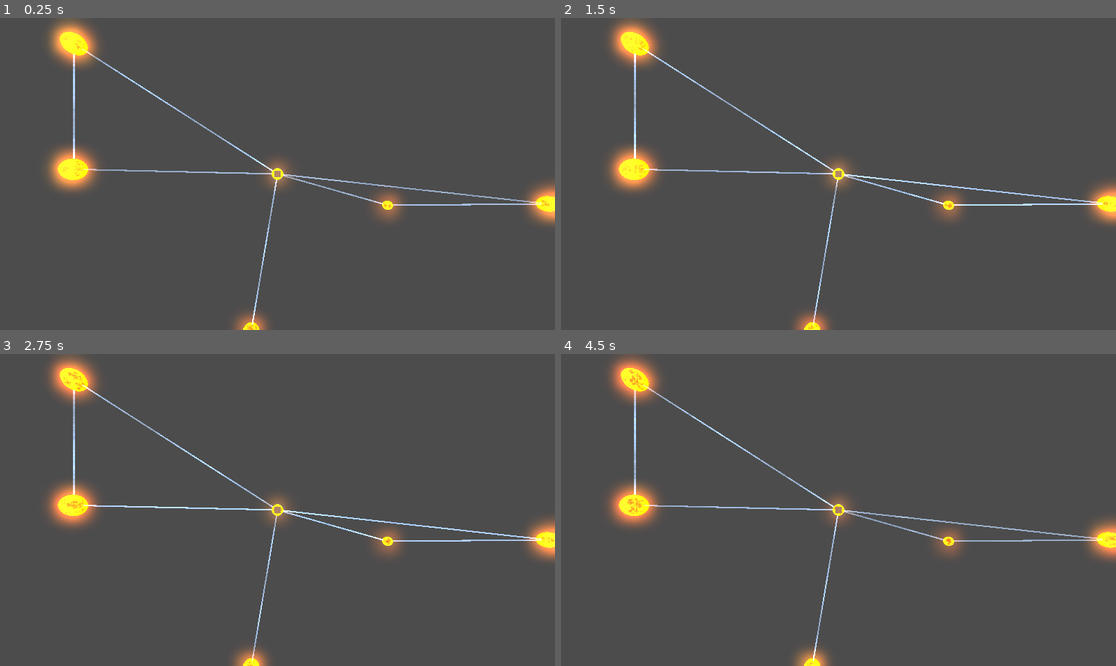
Above: before the commit, frames 1-4 (two rows, left to right).
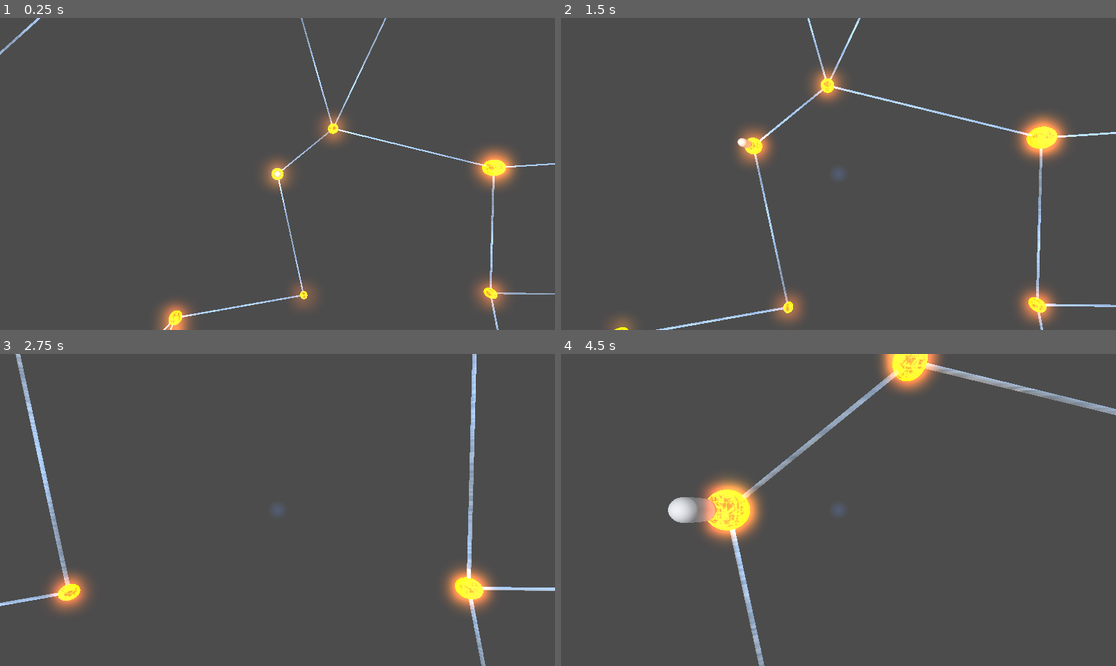
Above: after the commit, the same moments.

Repository: DominikACode/SpaceCivilization
Game: Godot game, scene res://MainMap.tscn
Same seed, same stepped clock (60 frames per second), same inputs: the game is played once before the commit and once after it. A sky picture missing from this copy of the repository is replaced by a grey-blue gradient.
Inputs (mouse positions are in pixels of both pictures, inside the frame that each line leads up to):
- Up to frame 1 (0.25 s): no input
- Up to frame 2 (1.5 s): move the mouse to (960, 158) at 0.52 s; hold D (move_right, bound only after the commit) 0.53-1.28 s; hold Ctrl (zoom_in, bound only after the commit) 0.53-1.28 s; click (960, 158) at 0.67 s; tap Space (zoom_out, bound only after the commit) at 0.8, 1.35 s; move the mouse to (727, 189) at 1.27 s; hold S (move_back, bound only after the commit) from 1.28 s (still down); click (727, 189) at 1.42 s
- Up to frame 3 (2.75 s): tap Ctrl (zoom_in, bound only after the commit) at 1.55 s; move the mouse to (333, 441) at 2.02 s; release S (move_back, bound only after the commit) at 2.03 s; hold D (move_right, bound only after the commit) from 2.03 s (still down); hold Ctrl (zoom_in, bound only after the commit) from 2.03 s (still down); click (333, 441) at 2.17 s; tap Space (zoom_out, bound only after the commit) at 2.3 s
- Up to frame 4 (4.5 s): move the mouse to (810, 572) at 2.77 s; release D (move_right, bound only after the commit) at 2.78 s; release Ctrl (zoom_in, bound only after the commit) at 2.78 s; hold W (move_forward, bound only after the commit) 2.78-3.53 s; tap Space (zoom_out, bound only after the commit) at 2.85, 3.8, 4.35 s; click (810, 572) at 2.92 s; tap Ctrl (zoom_in, bound only after the commit) at 3.05 s; move the mouse to (1005, 556) at 3.52 s; hold Ctrl (zoom_in, bound only after the commit) 3.53-4.28 s; hold A (move_left, bound only after the commit) from 3.53 s (still down); click (1005, 556) at 3.67 s; move the mouse to (672, 463) at 4.27 s; click (672, 463) at 4.42 s

The runs differ from the first frame. In frame 1, 8.0% of the frame differs, in the area x 0-100%, y 0-100%; in frame 2, 9.6%; in frame 3, 8.2%; in frame 4, 9.8%, in the area x 8-100%, y 0-100%.

Commit message:
Camera and ship movement

Diff:
--- a/MainMap.tscn
+++ b/MainMap.tscn
@@ -31,4 +31,10 @@
 [node name="MapGenerator" parent="." instance=ExtResource("2_ifu8d")]
 
 [node name="DirectionalLight3D" type="DirectionalLight3D" parent="."]
-transform = Transform3D(1, 0, 0, 0, -4.37114e-08, 1, 0, -1, -4.37114e-08, 0, 0, 0)
+transform = Transform3D(-0.5, -0.75, -0.433013, 0, -0.5, 0.866025, -0.866025, 0.433013, 0.25, 0, 0, 0)
+
+[node name="DirectionalLight3D2" type="DirectionalLight3D" parent="."]
+transform = Transform3D(1, 0, 0, 0, -0.5, 0.866025, 0, -0.866025, -0.5, 0, 0, 0)
+
+[node name="DirectionalLight3D3" type="DirectionalLight3D" parent="."]
+transform = Transform3D(-0.5, 0.75, 0.433013, 0, -0.5, 0.866025, 0.866025, 0.433013, 0.25, 0, 0, 0)
--- a/Player.tscn
+++ b/Player.tscn
@@ -1,25 +1,12 @@
-[gd_scene load_steps=4 format=3 uid="uid://dt0mv0rtgyk4a"]
+[gd_scene load_steps=2 format=3 uid="uid://dt0mv0rtgyk4a"]
 
 [ext_resource type="Script" uid="uid://bbynlloyjmjw8" path="res://player.gd" id="1_kpjcp"]
-
-[sub_resource type="BoxMesh" id="BoxMesh_xhfnw"]
-
-[sub_resource type="StandardMaterial3D" id="StandardMaterial3D_kpjcp"]
-albedo_color = Color(0.336608, 0.336608, 0.336608, 1)
-metallic_specular = 0.0
-roughness = 0.37
 
 [node name="Node3D" type="RigidBody3D"]
 mass = 1.064
 gravity_scale = 0.0
 script = ExtResource("1_kpjcp")
 
-[node name="RocketMesh" type="MeshInstance3D" parent="."]
-transform = Transform3D(0.2, 0, 0, 0, 0.2, 0, 0, 0, 0.2, 0, 1, 0)
-gi_mode = 2
-mesh = SubResource("BoxMesh_xhfnw")
-surface_material_override/0 = SubResource("StandardMaterial3D_kpjcp")
-
 [node name="Camera3D" type="Camera3D" parent="."]
 transform = Transform3D(1, 0, 0, 0, -4.37114e-08, 1, 0, -1, -4.37114e-08, 0, 7, 0)
 current = true
--- /dev/null
+++ b/SpaceShip.tscn
@@ -0,0 +1,43 @@
+[gd_scene load_steps=8 format=3 uid="uid://dmdk4q4salsi1"]
+
+[ext_resource type="Script" uid="uid://dutr56euw2vjv" path="res://space_ship.gd" id="1_cjnfv"]
+[ext_resource type="Shader" uid="uid://cxr8ru5hwnmqv" path="res://higlightOutline.gdshader" id="2_cqcgy"]
+[ext_resource type="Shader" uid="uid://c4dhfw57bu84b" path="res://outline.gdshader" id="3_mxenu"]
+
+[sub_resource type="ShaderMaterial" id="ShaderMaterial_xra4r"]
+render_priority = 0
+shader = ExtResource("2_cqcgy")
+shader_parameter/color = Color(1, 0.866395, 0.571788, 1)
+shader_parameter/thickness = 0.03
+
+[sub_resource type="ShaderMaterial" id="ShaderMaterial_ye60j"]
+render_priority = 0
+shader = ExtResource("3_mxenu")
+shader_parameter/color = Color(200, 200, 200, 1)
+shader_parameter/thickness = 0.07
+
+[sub_resource type="CapsuleMesh" id="CapsuleMesh_cqcgy"]
+
+[sub_resource type="ConcavePolygonShape3D" id="ConcavePolygonShape3D_cjnfv"]
+data = PackedVector3Array(0, 0.5, 0.5, 0.5, -0.5, 0.5, -0.5, -0.5, 0.5, 0, 0.5, -0.5, -0.5, -0.5, -0.5, 0.5, -0.5, -0.5, 0, 0.5, 0.5, 0, 0.5, -0.5, 0.5, -0.5, 0.5, 0, 0.5, -0.5, 0.5, -0.5, -0.5, 0.5, -0.5, 0.5, 0, 0.5, -0.5, 0, 0.5, 0.5, -0.5, -0.5, -0.5, 0, 0.5, 0.5, -0.5, -0.5, 0.5, -0.5, -0.5, -0.5, -0.5, -0.5, 0.5, 0.5, -0.5, 0.5, -0.5, -0.5, -0.5, 0.5, -0.5, 0.5, 0.5, -0.5, -0.5, -0.5, -0.5, -0.5)
+
+[node name="SpaceShip" type="Node3D" node_paths=PackedStringArray("mesh")]
+script = ExtResource("1_cjnfv")
+mesh = NodePath("RocketMesh")
+highlightMaterial = SubResource("ShaderMaterial_xra4r")
+selectionMaterial = SubResource("ShaderMaterial_ye60j")
+speed = 4
+animationVelocity = 3.0
+
+[node name="RocketMesh" type="MeshInstance3D" parent="."]
+transform = Transform3D(0.2, 0, 0, 0, 0.2, 0, 0, 0, 0.2, 0, 0.5, 0)
+mesh = SubResource("CapsuleMesh_cqcgy")
+
+[node name="StaticBody3D" type="StaticBody3D" parent="RocketMesh"]
+
+[node name="CollisionShape3D" type="CollisionShape3D" parent="RocketMesh/StaticBody3D"]
+shape = SubResource("ConcavePolygonShape3D_cjnfv")
+
+[connection signal="input_event" from="RocketMesh/StaticBody3D" to="." method="_on_static_body_3d_input_event"]
+[connection signal="mouse_entered" from="RocketMesh/StaticBody3D" to="." method="_on_static_body_3d_mouse_entered"]
+[connection signal="mouse_exited" from="RocketMesh/StaticBody3D" to="." method="_on_static_body_3d_mouse_exited"]
--- a/Star.tscn
+++ b/Star.tscn
@@ -1,8 +1,16 @@
-[gd_scene load_steps=7 format=3 uid="uid://bipajmsw72hc5"]
+[gd_scene load_steps=10 format=3 uid="uid://bipajmsw72hc5"]
 
 [ext_resource type="Shader" uid="uid://c5cwv1aru7sbl" path="res://Star.gdshader" id="1_12qeu"]
+[ext_resource type="Script" uid="uid://bey576l2kpehn" path="res://star.gd" id="1_f880y"]
 [ext_resource type="Texture2D" uid="uid://dstj2lrnnlyie" path="res://Turbulence 13 - 512x512.png" id="2_12qeu"]
+[ext_resource type="Shader" uid="uid://c4dhfw57bu84b" path="res://outline.gdshader" id="2_w3s8k"]
 [ext_resource type="Texture2D" uid="uid://1ginnlvrg6rt" path="res://Super Perlin 1 - 512x512.png" id="3_f880y"]
+
+[sub_resource type="ShaderMaterial" id="ShaderMaterial_imql4"]
+render_priority = 0
+shader = ExtResource("2_w3s8k")
+shader_parameter/color = Color(200, 200, 200, 1)
+shader_parameter/thickness = 0.07
 
 [sub_resource type="ShaderMaterial" id="ShaderMaterial_vk50b"]
 render_priority = 0
@@ -22,7 +30,11 @@
 
 [sub_resource type="SphereShape3D" id="SphereShape3D_1b021"]
 
-[node name="Node3D" type="Node3D"]
+[node name="Node3D" type="Node3D" node_paths=PackedStringArray("mesh")]
+transform = Transform3D(1, 0, 0, 0, 1, 0, 0, 0, 1, 0, 0.18533, 0)
+script = ExtResource("1_f880y")
+mesh = NodePath("MeshInstance3D")
+selectionMaterial = SubResource("ShaderMaterial_imql4")
 
 [node name="MeshInstance3D" type="MeshInstance3D" parent="."]
 material_override = SubResource("ShaderMaterial_vk50b")
@@ -35,3 +47,5 @@
 [node name="CollisionShape3D" type="CollisionShape3D" parent="MeshInstance3D/StaticBody3D"]
 transform = Transform3D(2, 0, 0, 0, 2, 0, 0, 0, 2, 0, 0, 0)
 shape = SubResource("SphereShape3D_1b021")
+
+[connection signal="input_event" from="MeshInstance3D/StaticBody3D" to="." method="_on_static_body_3d_input_event"]
--- /dev/null
+++ b/higlightOutline.gdshader
@@ -0,0 +1,13 @@
+shader_type spatial;
+render_mode cull_front, unshaded;
+
+uniform vec3 color : source_color = vec3(240,205,136);
+uniform float thickness : hint_range(0.0, 1.0, 0.01) = 0.03;
+
+void vertex() {
+	VERTEX += thickness*NORMAL;
+}
+
+void fragment() {
+	ALBEDO = color;
+}
--- a/map_generator.gd
+++ b/map_generator.gd
@@ -5,7 +5,6 @@
 var dictOfIds :Dictionary={}
 var rng= RandomNumberGenerator.new()
 var playerPoint
-var playerNeighbors:=[]
 var mouse=Vector2()
 func _ready() -> void:
 	randomize()
@@ -19,24 +18,27 @@
 func placeStars() -> void:
 	for i in range(15):
 		for j in range(15):
-			if rng.randf()<0.6 :
+			if rng.randf()<0.7 :
 				var point = preload("res://Star.tscn").instantiate()
 				add_child(point)
-				point.global_position=Vector3(j*4+rng.randf_range(0,2.5),0,i*6+rng.randf_range(0,2.5))
-				var rngScale=rng.randf_range(0.25,0.75);
+				point.global_position=Vector3(j*4+rng.randf_range(0,3),0,i*6+rng.randf_range(0,3))
+				var rngScale=rng.randf_range(0.2,0.6);
 				point.scale=Vector3(rngScale,rngScale,rngScale)
 #connects the stars with starlanes 2 per star to the closest neighbors
 func connectStars() ->void:
+	#creates two dictionaries one where you can use point id to get the point object one where you can use to object to get the id
 	for point in get_children():
 		var pointId:int=astar3.get_available_point_id()
 		dictOfPoints[pointId]=point
 		dictOfIds[point]=pointId
 		astar3.add_point(pointId,point.global_position)
+	#loops through the points and ids to make connections
 	for pointID in astar3.get_point_ids():
 		var connections:= []
 		var pointPosition:= astar3.get_point_position(pointID)
 		var arrOfPoints:=[]
 		var distOfPoints:=[]
+		#loops through all points to get distances
 		for secondPointId in astar3.get_point_ids():
 			if secondPointId != pointID:
 				var secondPointPosition :Vector3= dictOfPoints[secondPointId].global_position
@@ -44,12 +46,16 @@
 				distOfPoints.append(dist)
 				arrOfPoints.append(secondPointId)
 		var sortedDistOfPoints:= distOfPoints.duplicate()
+		#sorts points by distance
 		sortedDistOfPoints.sort()
-		for k in range(2):
+		#finds three closest points and attempts to make links
+		for k in range(3):
 			var indexToConnect:=distOfPoints.find(sortedDistOfPoints[k])
 			var idToConnect:int= arrOfPoints[indexToConnect]
-			if ! astar3.are_points_connected(pointID,idToConnect):
+			#if the angle is too close to another link a point has the link will not be made to prevent visual clutter
+			if smallestAngleBetweenPoints(pointID,idToConnect)>0.2:
 				astar3.connect_points(pointID,idToConnect,true)
+				#spawns stretches and rotates path objects to visually reprisent connections
 				var path = preload("res://path.tscn").instantiate()
 				add_child(path)
 				path.scale=Vector3(sortedDistOfPoints[k]/2,0.05,0.05)
@@ -57,29 +63,21 @@
 				#find rotation angle needed for cylinders then rotate them
 				path.rotate_y(-atan2(dictOfPoints[idToConnect].position.z-path.position.z,dictOfPoints[idToConnect].position.x-path.position.x))
 func placePlayer() ->void:
+	#places player and starting colony ship on a random point
 	var points:=[]
 	points=astar3.get_point_ids()
 	playerPoint=points.pick_random()
-	playerNeighbors=astar3.get_point_connections(playerPoint)
 	player.global_position= astar3.get_point_position(playerPoint)
-func _input(event: InputEvent) -> void:
-	if(event is InputEventMouseMotion):
-		mouse=event.position
-	if event is InputEventMouseButton and event.is_pressed()==false and event.button_index==MOUSE_BUTTON_LEFT:
-		mouseIntersection(mouse)
-# raycast mouse position detection (only detects colision objects)
-func mouseIntersection(mouse:Vector2):
-	var space=get_world_3d().direct_space_state
-	var start=get_viewport().get_camera_3d().project_ray_origin(mouse)
-	var end=start + get_viewport().get_camera_3d().project_ray_normal(mouse) * 1000
-	var params=PhysicsRayQueryParameters3D.new()
-	params.from=start
-	params.to=end
-	var result=space.intersect_ray(params)
-	if result.is_empty()==false:
-		print(result)
-		for i in playerNeighbors:
-			if i==astar3.get_closest_point(result.position):
-				playerPoint=i
-				playerNeighbors=astar3.get_point_connections(playerPoint)
-				player.move(astar3.get_point_position(playerPoint))
+	var startingShip = preload("res://SpaceShip.tscn").instantiate()
+	add_child(startingShip)
+	startingShip.position=astar3.get_point_position(playerPoint)
+func smallestAngleBetweenPoints(pointIn,pointTo)->float:
+	#finds smalest angle in radians between any and all connections and the new one that is yet to be formed
+	var smallestAngle:=2
+	var pointsToTest=astar3.get_point_connections(pointIn)
+	for point in pointsToTest:
+		var BA = astar3.get_point_position(point) - astar3.get_point_position(pointIn)
+		var BC = astar3.get_point_position(pointTo) - astar3.get_point_position(pointIn)
+		if smallestAngle> BA.angle_to(BC):
+			smallestAngle = BA.angle_to(BC)
+	return smallestAngle
--- /dev/null
+++ b/outline.gdshader
@@ -0,0 +1,13 @@
+shader_type spatial;
+render_mode cull_front, unshaded;
+
+uniform vec3 color : source_color = vec3(200,200,200);
+uniform float thickness : hint_range(0.0, 1.0, 0.01) = 0.07;
+
+void vertex() {
+	VERTEX += thickness*NORMAL;
+}
+
+void fragment() {
+	ALBEDO = color;
+}
--- a/player.gd
+++ b/player.gd
@@ -1,15 +1,40 @@
 extends RigidBody3D
-var speed=5
-var goal
-var direction=Vector3(0,0,0)
-func move(g:Vector3):
-	goal=g
-	direction= global_position.direction_to(goal)
-	get_node("RocketMesh").look_at(goal+Vector3(0,1,0))
+#camera movement variables exported for easy tinkering
+@export var moveSpeed = 2.0
+@export var rotationSpeed = 1.5
+@export var hightThresholdUp=8
+@export var hightThresholdDown=-5
+#initial velocities of zero
+var velocity = Vector3.ZERO
+var angularVelocity = 0.0
+func _ready():
+	pass
 func _process(delta: float) -> void:
-	linear_velocity=speed*direction
-	if goal!=null:
-		if global_position.distance_to(goal)<0.1:
-			global_position=goal
-			linear_velocity=Vector3(0,0,0)
-			direction=Vector3(0,0,0)
+	var velocity = Vector3.ZERO
+	var angularVelocity = 0.0
+	#Creates a velocity vector based on player input as well as a rotation direction
+	if Input.is_action_pressed("move_forward"):
+		velocity.z += -1;
+	if Input.is_action_pressed("move_back"):
+		velocity.z += 1;
+	if Input.is_action_pressed("move_left"):
+		velocity.x += -1;
+	if Input.is_action_pressed("move_right"):
+		velocity.x += 1;
+	if Input.is_action_pressed("zoom_in") and self.position.y>hightThresholdDown:
+		velocity.y += -1;
+	if Input.is_action_pressed("zoom_out") and self.position.y<hightThresholdUp:
+		velocity.y += 1;
+	if Input.is_action_pressed("turn_left"):
+		angularVelocity+=1
+	if Input.is_action_pressed("turn_right"):
+		angularVelocity+=-1
+	#rotates the camera
+	rotate_y(angularVelocity*delta*rotationSpeed)
+	#normalizes the vector so that diagonal directions move at the same speed
+	velocity=velocity.normalized()*moveSpeed
+	#moves the camera and moves it at double speed if pressing shift
+	if Input.is_action_pressed("speed_up"):
+		translate(velocity*delta*moveSpeed*2)
+	else:
+		translate(velocity*delta*moveSpeed)
--- a/project.godot
+++ b/project.godot
@@ -20,6 +20,54 @@
 window/size/viewport_width=1920
 window/size/viewport_height=1080
 
+[input]
+
+move_forward={
+"deadzone": 0.2,
+"events": [Object(InputEventKey,"resource_local_to_scene":false,"resource_name":"","device":-1,"window_id":0,"alt_pressed":false,"shift_pressed":false,"ctrl_pressed":false,"meta_pressed":false,"pressed":false,"keycode":0,"physical_keycode":87,"key_label":0,"unicode":119,"location":0,"echo":false,"script":null)
+]
+}
+move_left={
+"deadzone": 0.2,
+"events": [Object(InputEventKey,"resource_local_to_scene":false,"resource_name":"","device":-1,"window_id":0,"alt_pressed":false,"shift_pressed":false,"ctrl_pressed":false,"meta_pressed":false,"pressed":false,"keycode":0,"physical_keycode":65,"key_label":0,"unicode":97,"location":0,"echo":false,"script":null)
+]
+}
+move_right={
+"deadzone": 0.2,
+"events": [Object(InputEventKey,"resource_local_to_scene":false,"resource_name":"","device":-1,"window_id":0,"alt_pressed":false,"shift_pressed":false,"ctrl_pressed":false,"meta_pressed":false,"pressed":false,"keycode":0,"physical_keycode":68,"key_label":0,"unicode":100,"location":0,"echo":false,"script":null)
+]
+}
+move_back={
+"deadzone": 0.2,
+"events": [Object(InputEventKey,"resource_local_to_scene":false,"resource_name":"","device":-1,"window_id":0,"alt_pressed":false,"shift_pressed":false,"ctrl_pressed":false,"meta_pressed":false,"pressed":false,"keycode":0,"physical_keycode":83,"key_label":0,"unicode":115,"location":0,"echo":false,"script":null)
+]
+}
+zoom_in={
+"deadzone": 0.2,
+"events": [Object(InputEventKey,"resource_local_to_scene":false,"resource_name":"","device":-1,"window_id":0,"alt_pressed":false,"shift_pressed":false,"ctrl_pressed":false,"meta_pressed":false,"pressed":false,"keycode":0,"physical_keycode":4194326,"key_label":0,"unicode":0,"location":0,"echo":false,"script":null)
+]
+}
+zoom_out={
+"deadzone": 0.2,
+"events": [Object(InputEventKey,"resource_local_to_scene":false,"resource_name":"","device":-1,"window_id":0,"alt_pressed":false,"shift_pressed":false,"ctrl_pressed":false,"meta_pressed":false,"pressed":false,"keycode":0,"physical_keycode":32,"key_label":0,"unicode":32,"location":0,"echo":false,"script":null)
+]
+}
+turn_left={
+"deadzone": 0.2,
+"events": [Object(InputEventKey,"resource_local_to_scene":false,"resource_name":"","device":-1,"window_id":0,"alt_pressed":false,"shift_pressed":false,"ctrl_pressed":false,"meta_pressed":false,"pressed":false,"keycode":0,"physical_keycode":81,"key_label":0,"unicode":113,"location":0,"echo":false,"script":null)
+]
+}
+turn_right={
+"deadzone": 0.2,
+"events": [Object(InputEventKey,"resource_local_to_scene":false,"resource_name":"","device":-1,"window_id":0,"alt_pressed":false,"shift_pressed":false,"ctrl_pressed":false,"meta_pressed":false,"pressed":false,"keycode":0,"physical_keycode":69,"key_label":0,"unicode":101,"location":0,"echo":false,"script":null)
+]
+}
+speed_up={
+"deadzone": 0.2,
+"events": [Object(InputEventKey,"resource_local_to_scene":false,"resource_name":"","device":-1,"window_id":0,"alt_pressed":false,"shift_pressed":false,"ctrl_pressed":false,"meta_pressed":false,"pressed":false,"keycode":0,"physical_keycode":4194325,"key_label":0,"unicode":0,"location":0,"echo":false,"script":null)
+]
+}
+
 [rendering]
 
 global_illumination/gi/use_half_resolution=true
--- /dev/null
+++ b/space_ship.gd
@@ -0,0 +1,72 @@
+extends Node3D
+var selected:= false
+#these variables determine what gets highlighted and the material used
+@export var mesh:MeshInstance3D
+@export var highlightMaterial:Material
+@export var selectionMaterial:Material
+# these variables determine the distance the ship can travel per turn (speed) and the velocity of the animation
+@export var speed: int
+@export var animationVelocity:float
+# these variables simply hold important numbers
+var distanceMovedThisTurn
+var mapManager
+var movementVector=Vector3(0,0,0)
+var travelpoints=[0]
+#when the spaceship object is created it MUST be a child of the map generator as it uses a lot of it's data
+func _ready() -> void:
+	mapManager=get_parent()
+	distanceMovedThisTurn=0
+#function tied to mouse signals runs when the mouse enters the static body colision shape
+func _on_static_body_3d_mouse_entered()->void:
+	if not selected:
+		mesh.material_overlay=highlightMaterial
+#function tied to mouse runs when it exits the static body colision shape
+func _on_static_body_3d_mouse_exited()->void:
+	if not selected:
+		mesh.material_overlay= null
+#function tied to mouse runs when the static body colision shape recieves a mouse input (in this case click)
+func _on_static_body_3d_input_event(camera: Node, event: InputEvent, event_position: Vector3, normal: Vector3,shape_idx: int):
+	if event is InputEventMouseButton:
+		if event.button_index == MOUSE_BUTTON_LEFT and event.pressed and !event.is_echo():
+			selected = not selected
+			if selected:
+				mesh.material_overlay=selectionMaterial
+			else:
+				mesh.material_overlay=highlightMaterial
+			highlightStars(selected)
+#highlights the stars the ship can reach or removes the highlight if the boolean is false
+func highlightStars(highlight):
+	if highlight:
+		var playerPoint=mapManager.astar3.get_closest_point(self.position)
+		for pointID in mapManager.astar3.get_point_ids():
+			if mapManager.astar3.get_id_path(playerPoint,pointID).size()<=speed-distanceMovedThisTurn:
+				mapManager.dictOfPoints[pointID].selected(true,self)
+			else:
+				mapManager.dictOfPoints[pointID].selected(false,self)
+	else:
+		for pointID in mapManager.astar3.get_point_ids():
+			mapManager.dictOfPoints[pointID].selected(false,self)
+#populates the array of points the ship moves along when a highlighted star is clicked
+func move(pointLocation):
+	var playerPoint=mapManager.astar3.get_closest_point(self.position)
+	var endPoint=mapManager.astar3.get_closest_point(pointLocation)
+	travelpoints=mapManager.astar3.get_id_path(playerPoint,endPoint)
+#resets movement range should be called when end of turn is eventually implemented
+func endTurn():
+	distanceMovedThisTurn=0
+#runs every frame most of the time simply passes by if statement and does nothing it's an easy check so performance shouldn't really be impacted
+func _process(delta: float) -> void:
+	#if there is a point to travel to (as the zero index is always either the current position or the one you just moved from)
+	if travelpoints.size()>1:
+		#look at the point and set a velocity vector moving towords it
+		get_node("RocketMesh").look_at(mapManager.astar3.get_point_position(travelpoints[1])+Vector3(0,0.5,0))
+		var movementVector= global_position.direction_to(mapManager.astar3.get_point_position(travelpoints[1]))*animationVelocity
+		#if very close to goal
+		if self.position.distance_to(mapManager.astar3.get_point_position(travelpoints[1]))<0.1:
+			#moves to the next goal clears zero index of array and counts up distance traveled
+			position=mapManager.astar3.get_point_position(travelpoints[1])
+			distanceMovedThisTurn+=1
+			highlightStars(true)
+			travelpoints=travelpoints.slice(1,travelpoints.size())
+		#move based on velocity vector
+		position=position+movementVector*delta
--- /dev/null
+++ b/star.gd
@@ -0,0 +1,20 @@
+extends Node3D
+#mesh to be outlined and outline shader
+@export var mesh:MeshInstance3D
+@export var selectionMaterial:Material
+#stores the spaceship that is highlighting the star
+var selectedBy=null
+#function called by a ship when highliting stars
+func selected(selected,ship):
+	if selected:
+		selectedBy=ship
+		mesh.material_overlay= selectionMaterial
+	else:
+		mesh.material_overlay= null
+		selectedBy=null
+#when clicked and highlighted calls move function of the ship highlighting it
+func _on_static_body_3d_input_event(camera: Node, event: InputEvent, event_position: Vector3, normal: Vector3, shape_idx: int) -> void:
+	if event is InputEventMouseButton:
+		if event.button_index == MOUSE_BUTTON_LEFT and event.pressed and !event.is_echo():
+			if selectedBy!=null:
+				selectedBy.move(self.position)
Not shown, added: higlightOutline.gdshader.uid
Not shown, added: outline.gdshader.uid
Not shown, added: space_ship.gd.uid
Not shown, added: star.gd.uid
